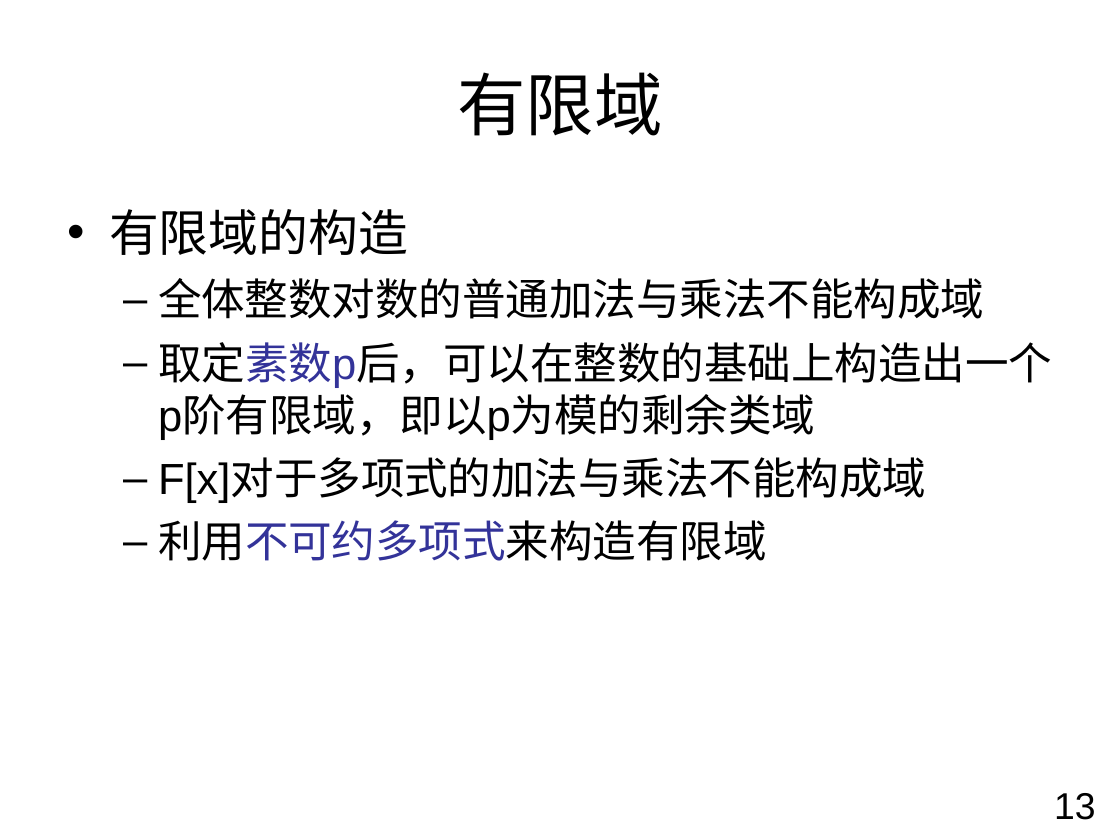
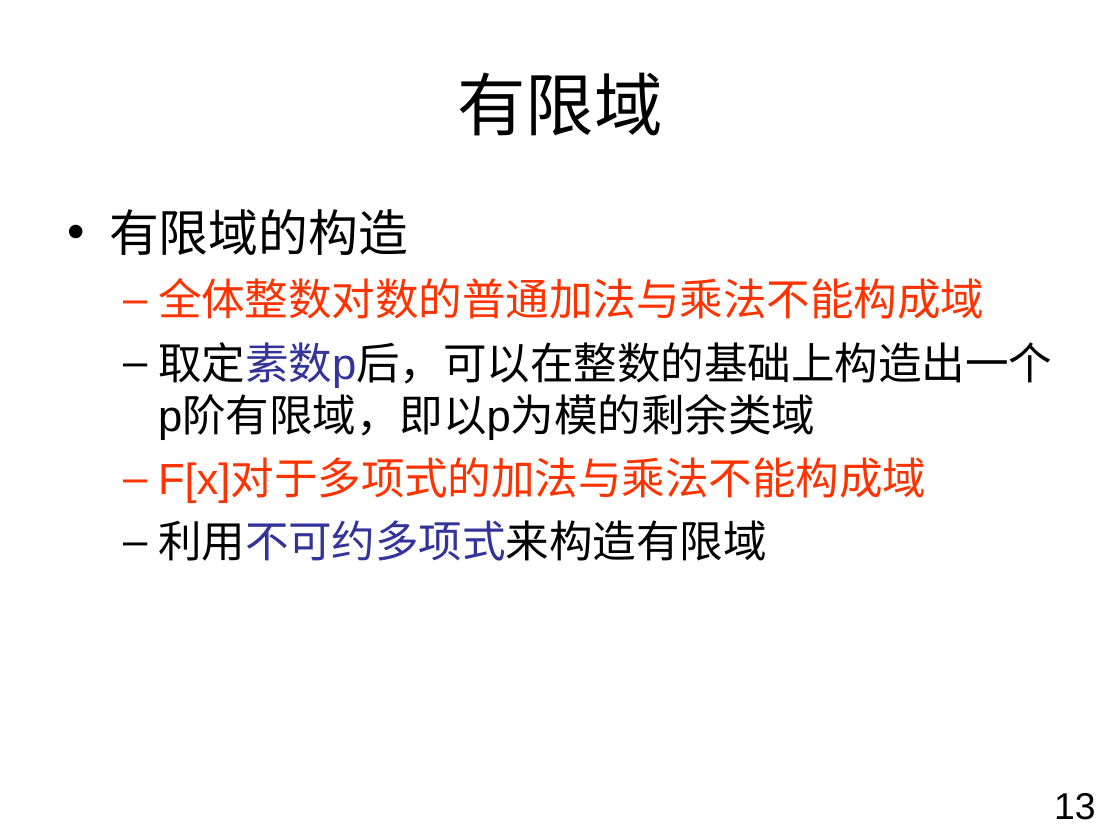
Before and after one commit to chchgb/pairwisetestingservice, a slide deck: slide 13 of Report/Construction Orthogonal Arrays.ppt. Drawn at 1120x840 pixels with LibreOffice and Linux fonts; fonts in the diff are those of the drawing; background and template pictures are left out. Boxes give left, top, right and bottom in pixels: in the first picture for what was removed or moved away, otherwise in the second. Text is boxed around its words. In the diff, an @@ line names an element or a change of style, - is before the commit and + after.

```diff
--- a/Report/Construction Orthogonal Arrays.ppt
+++ b/Report/Construction Orthogonal Arrays.ppt
@@ text at (158, 278, 984, 503): text colour #000000 to #FF3300 in "全体整数对数的普通加法与乘法不能构成域", "F[x]对于多项式的加法与乘法不能构成域"; bullet colour #000000 to #FF3300 @@
```
Also in this commit, not shown: 3 other slides changed.
